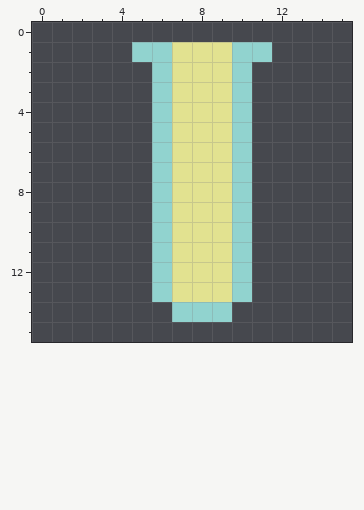
A pixel-art sprite gets an edit: textures/chemistry_acetylene.png. Above: the version before the commit.
The file is 16x16 pixels. Pixels under 10% opacity are left out. Colours within 5 levels of each other are drawn and written as one.
The same view after the edit:
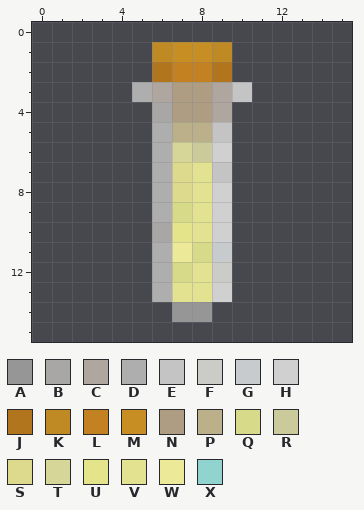
Palette (. is transparent): A #969696  B #a8a7a5  C #aea69f  D #aeaeae  E #c4c4c4  F #cbccc7  G #c8cbce  H #d0d0d0  J #b1751e  K #bf8a23  L #c48121  M #c78e24  N #ae9c83  P #bbb089  Q #d7da88  R #caca9a  S #ddda8d  T #d5d698  U #e4e48a  V #e2e290  W #ece998  X #91d3cf
What changed:
Changed rows in their new state; - is an unchanged pixel.
first column x 5:
 1 .KMMK..
 2 -JLLJ.-
 3 DCNNCE-
 4 -BNNC.-
 5 -DPPE.-
 6 -DTRH.-
 7 -DS-E.-
 8 -DS-H.-
 9 -DQ-H.-
10 -BU-H.-
11 -DWQG.-
12 -DQ-F.-
13 -D--H.-
14 --AA.--
Pixel boxes of the changes (left, top, right, bottom) in both pictures:
changed: (132, 42, 272, 322)
